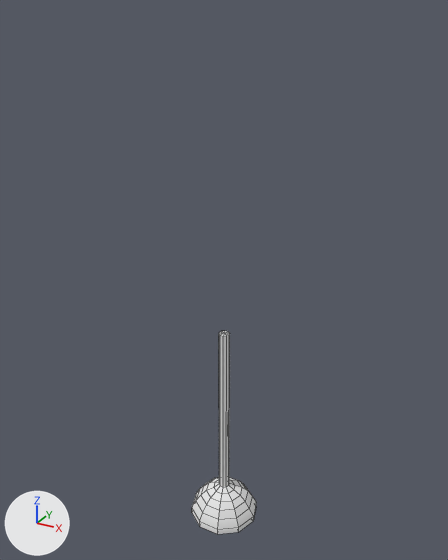
One commit to the OBJ model resources/models/ceilingLight.obj: the scene before it, then after it.
The view is the same before and after, from a 50 mm camera at (3.54, -6.44, 7.02) aimed at (-0.07, 0.13, 3.74). Lighting does not change. The marker at lower left points along +X, +Y and +Z. Mesh edges are drawn as thin lines. Where no turn or scale is listed for an object, it has been applied to the vertices.

The first picture shows 'ceilingLight'.
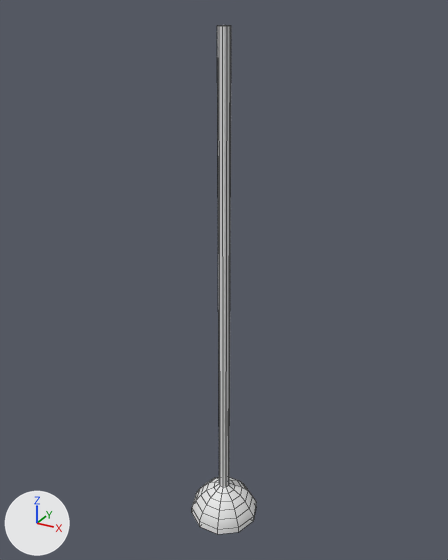
Pixel boxes (x1, y1, x2, y2) of what changed, in the pictures (448 x 560 px; the box of a moved part takes in the faces that stretch with it):
'ceilingLight', reshaped (150% taller)
    before: (192, 331, 256, 534)
    after: (192, 25, 256, 534)
part 1 of me_ceilinglight, moved or reshaped
    before: (219, 331, 230, 487)
    after: (217, 25, 231, 487)

The change, as a diff of the scene's bpy script:
```diff
--- a/resources/models/ceilingLight.obj.py
+++ b/resources/models/ceilingLight.obj.py
@@ me_ceilinglight @@
 me_ceilinglight.from_pydata(...)  # 82 vertices, 90 faces; spans x -0.5..0.5, y -0.48..0.48, z -0.05..3.02
 # used by ob_ceilinglight; location = (0.0, 0.0, 0.0)
+# me_ceilinglight part 1: all 11 vertices in x -0.08..0.08, y -0.07..0.07, z 3.02 are moved by (0.0, 0.0, 3.81)
 me_ceilinglight.materials.append(mat_initialshadinggroup)
```
